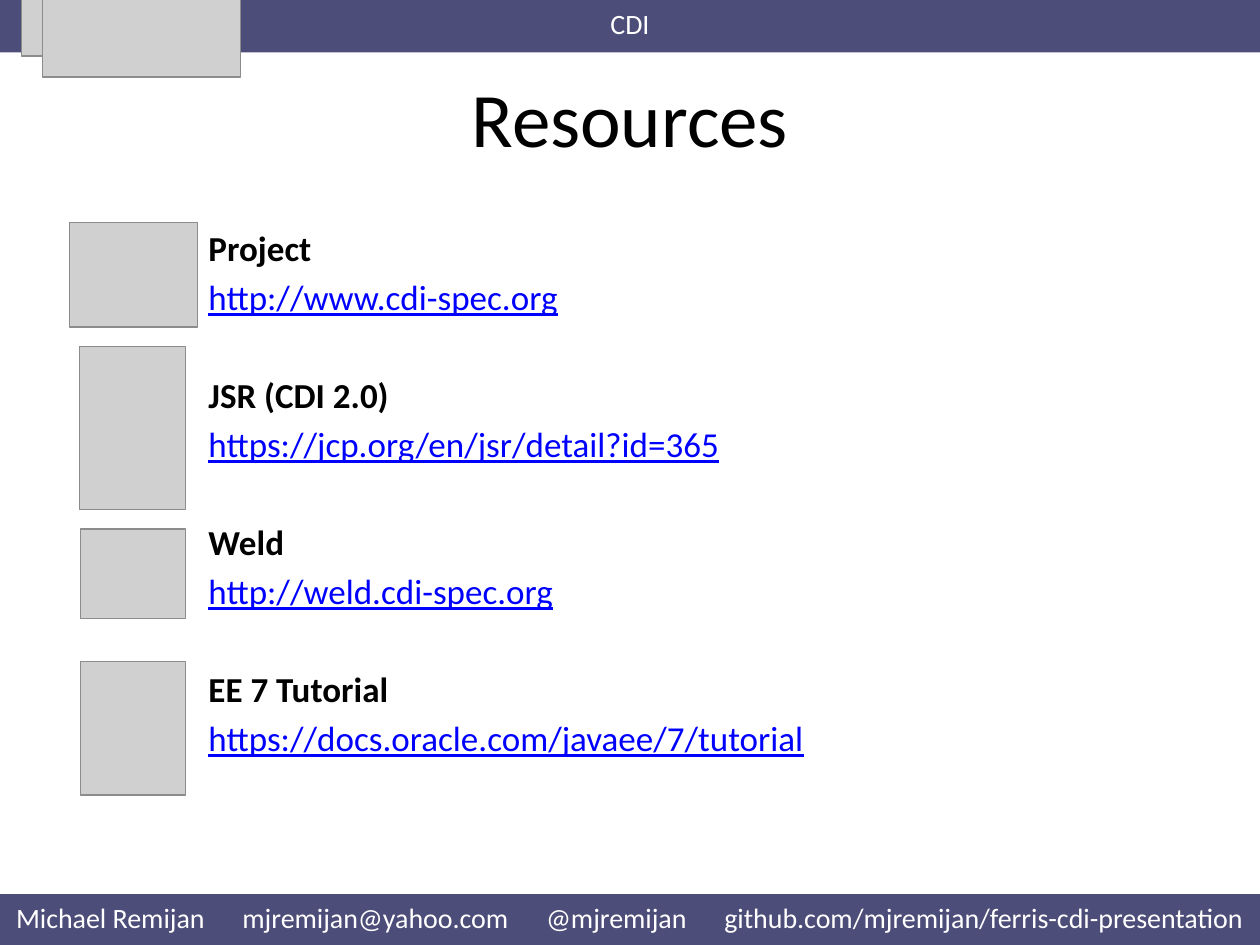
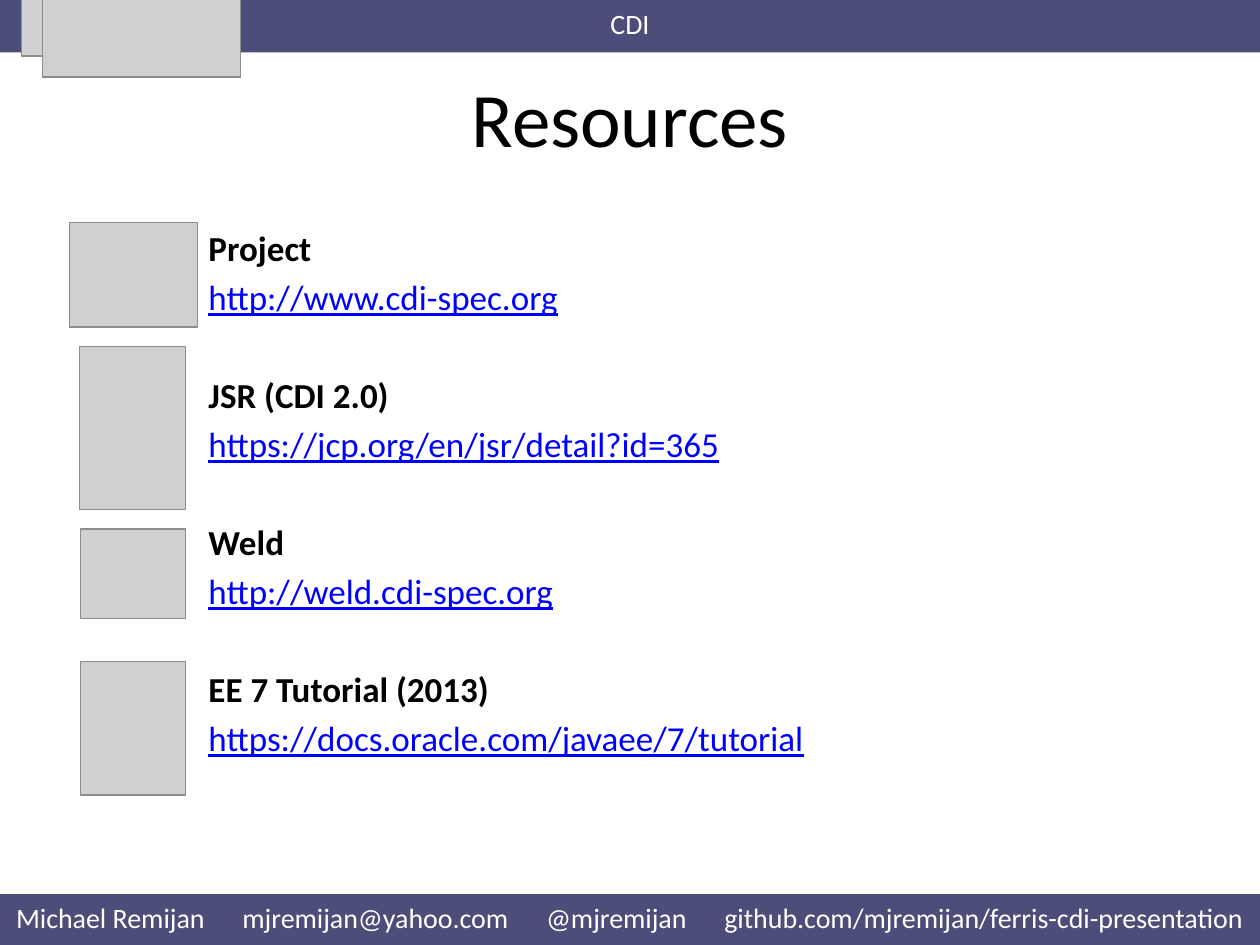
Before and after one commit to mjremijan/ferris-cdi-presentation, a slide deck: slide 5 of Presentation.pptx. Drawn at 1260x945 pixels with LibreOffice and Linux fonts; fonts in the diff are those of the drawing; grey boxes stand for pictures. Boxes give left, top, right and bottom in pixels: in the first picture for what was removed or moved away, otherwise in the second. Text is boxed around its words. In the diff, an @@ line names an element or a change of style, - is before the commit and + after.

```diff
--- a/Presentation.pptx
+++ b/Presentation.pptx
@@ text at bbox=[208, 676, 489, 707]: text changed @@
-EE 7 Tutorial
+EE 7 Tutorial (2013)
```
Also in this commit, not shown: 4 other slides changed, 10 other files.
